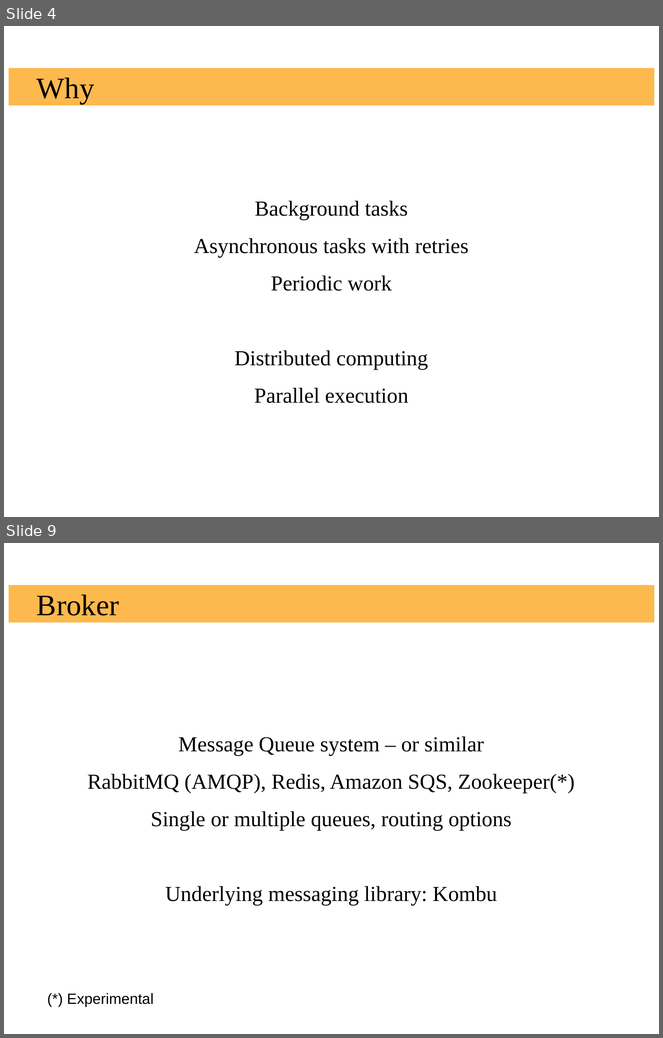
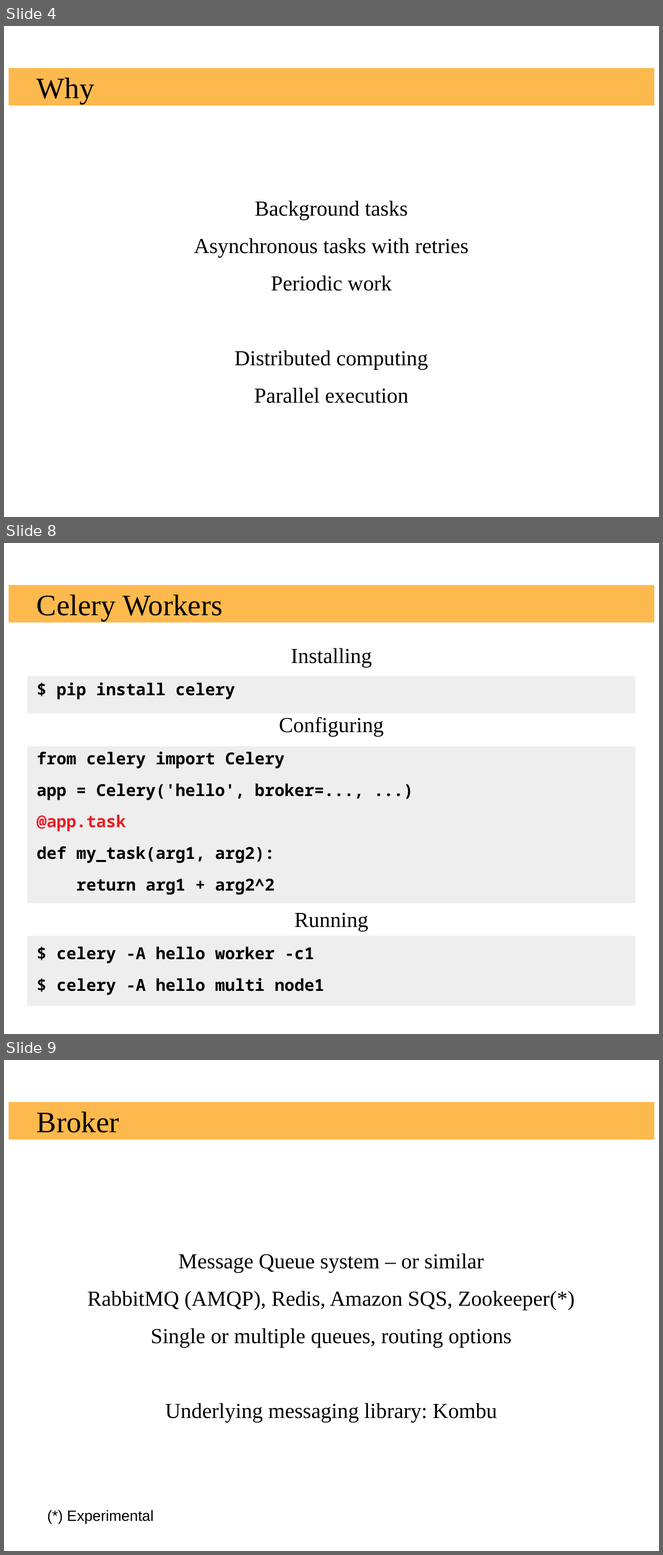
Before and after one commit to russoz/celery-presentation, a slide deck: celery.odp. Shown one above the other, each under a label of ours: slides 4 and 9 before the commit, slides 4, 8 and 9 after it; the slides between them are not shown. The pictures are 663x1038 and 663x1555 pixels, drawn with LibreOffice and Linux fonts; fonts in the diff are those of the drawing; background and template pictures are left out. Boxes give left, top, right and bottom in pixels: in the first picture for what was removed or moved away, otherwise in the second. Text is boxed around its words. In the diff, an @@ line names an element or a change of style, - is before the commit and + after.

```diff
--- a/celery.odp
+++ b/celery.odp
@@ slide 8 added at bbox=[4, 543, 659, 1034], background #FFFFFF; not listed: 1 template element that a slide beside it also shows @@
@@ title added at bbox=[37, 594, 222, 621], 36 pt, text #000000 @@
+Celery Workers
@@ text added at bbox=[37, 648, 384, 995], 20 pt, text #000000, bold @@
+Installing
+$ pip install celery
+Configuring
+from celery import Celery
+app = Celery('hello', broker=..., ...)
+@app.task
+def my_task(arg1, arg2):
+return arg1 + arg2^2
+Running
+$ celery -A hello worker -c1
+$ celery -A hello multi node1
@@ rectangle added at bbox=[27, 676, 636, 714], fill #EEEEEE @@
@@ rectangle added at bbox=[27, 747, 636, 904], fill #EEEEEE @@
@@ rectangle added at bbox=[27, 936, 636, 1006], fill #EEEEEE @@
```
Also in this commit, not shown: 7 slides changed, 7 other slides added, 9 slides removed, 15 other files.
